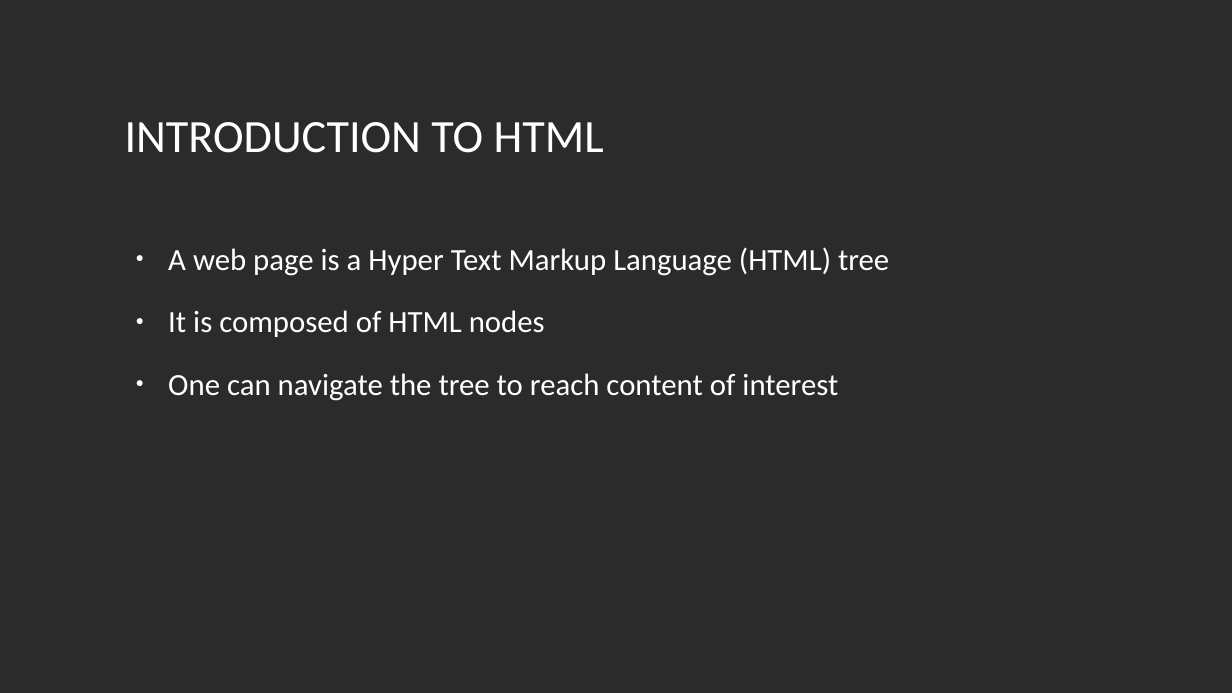
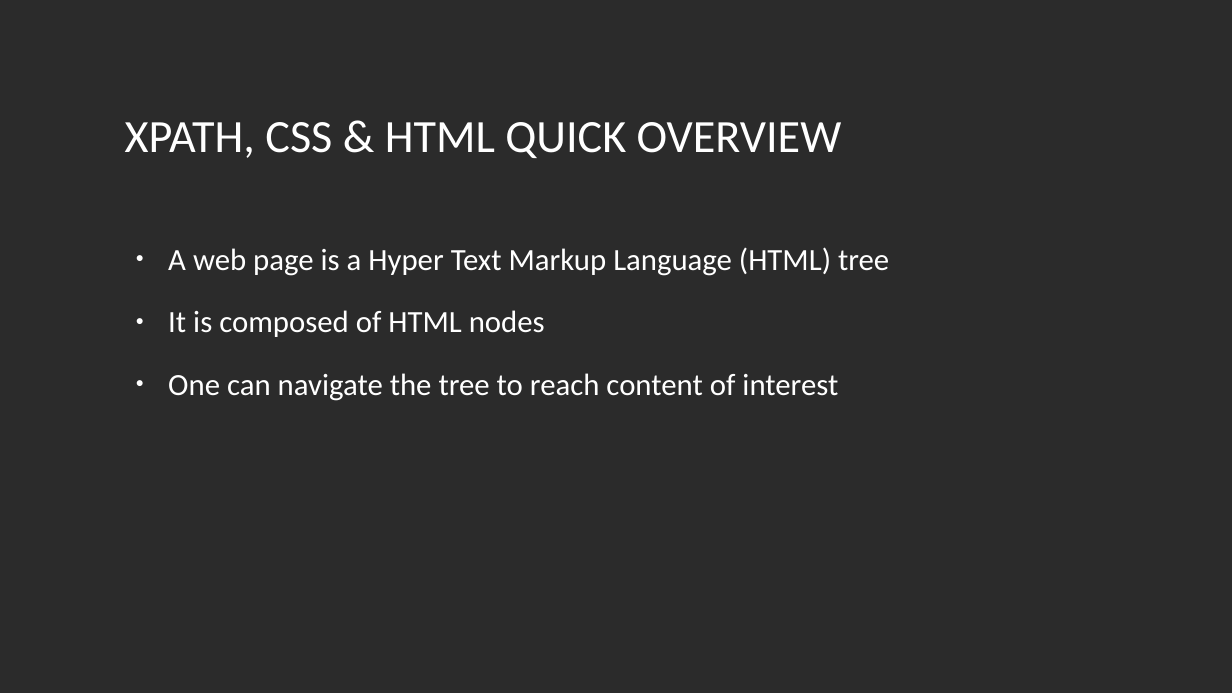
Before and after one commit to nam4dev/web_scraping_presentation, a slide deck: slide 6 of presentation/webscrapping_presentation.odp. Drawn at 1232x693 pixels with LibreOffice and Linux fonts; fonts in the diff are those of the drawing; background and template pictures are left out; a plain dark background stands for a picture behind light text. Boxes give left, top, right and bottom in pixels: in the first picture for what was removed or moved away, otherwise in the second. Text is boxed around its words. In the diff, an @@ line names an element or a change of style, - is before the commit and + after.

```diff
--- a/presentation/webscrapping_presentation.odp
+++ b/presentation/webscrapping_presentation.odp
@@ title at (x1=125, y1=122, x2=842, y2=158): text changed @@
-INTRODUCTION TO HTML
+XPATH, CSS & HTML QUICK OVERVIEW
```
Also in this commit, not shown: 9 other slides changed, 3 slides added, 13 other files.
